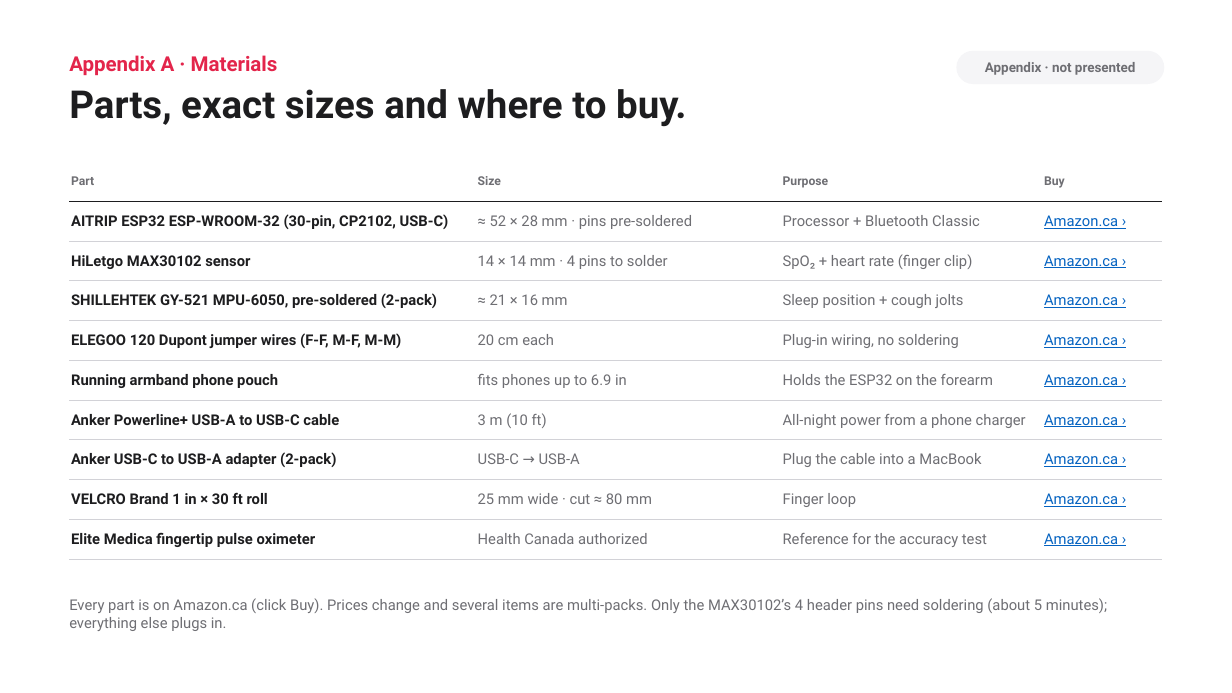
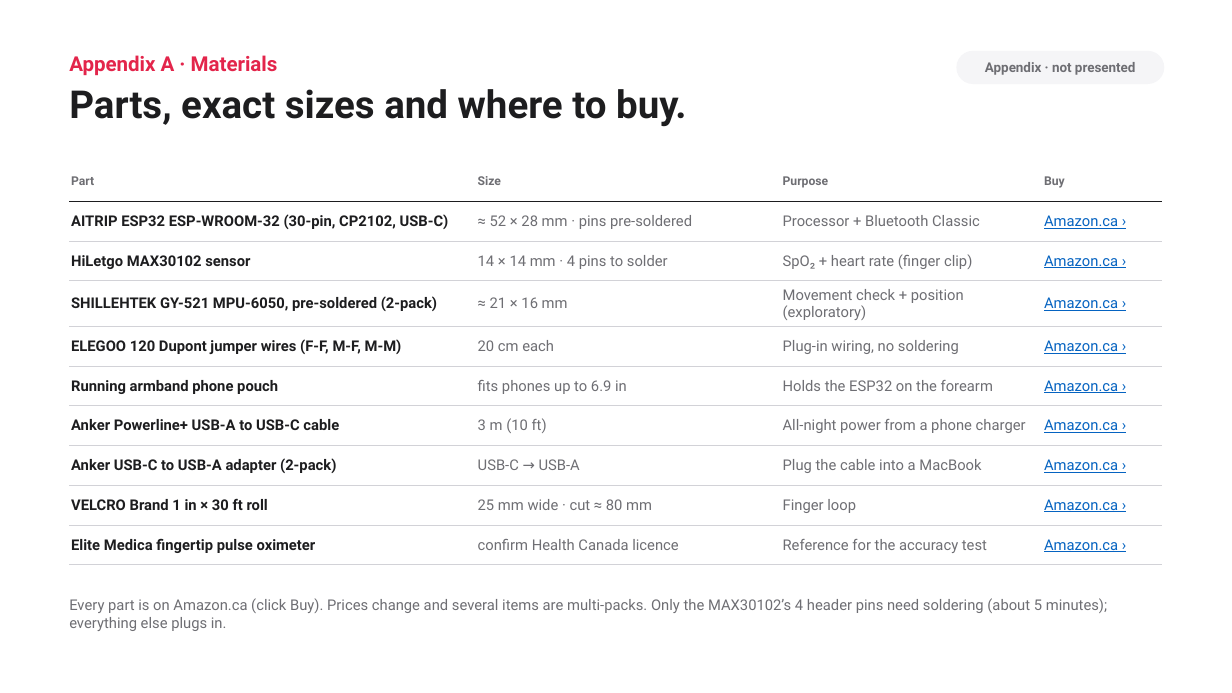
Before and after one commit to gabrielamamanestudent-wq/teetomivV2, a slide deck: slide 15 of science-fair/night-signal/Night_Signal_Presentation.pptx. Drawn at 1232x693 pixels with LibreOffice and Linux fonts; fonts in the diff are those of the drawing. Boxes give left, top, right and bottom in pixels: in the first picture for what was removed or moved away, otherwise in the second. Text is boxed around its words. In the diff, an @@ line names an element or a change of style, - is before the commit and + after.

```diff
--- a/science-fair/night-signal/Night_Signal_Presentation.pptx
+++ b/science-fair/night-signal/Night_Signal_Presentation.pptx
@@ table at [69, 162, 1163, 557] @@
-row 4, column 3: Sleep position + cough jolts
+row 4, column 3: Movement check + position (exploratory)
-row 10, column 2: Health Canada authorized
+row 10, column 2: confirm Health Canada licence
```
Also in this commit, not shown: 11 other slides changed, 6 slides added, 6 slides removed, 41 other files.
